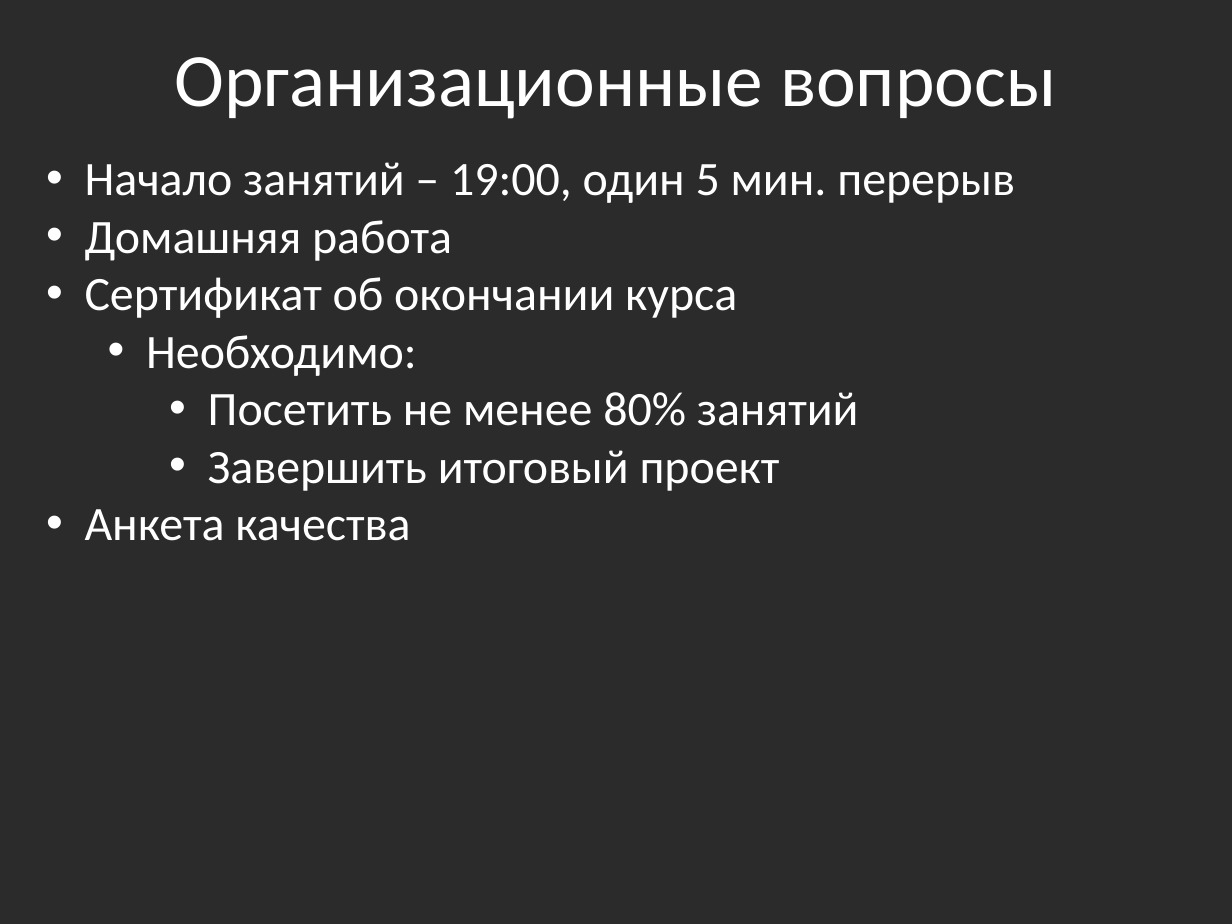
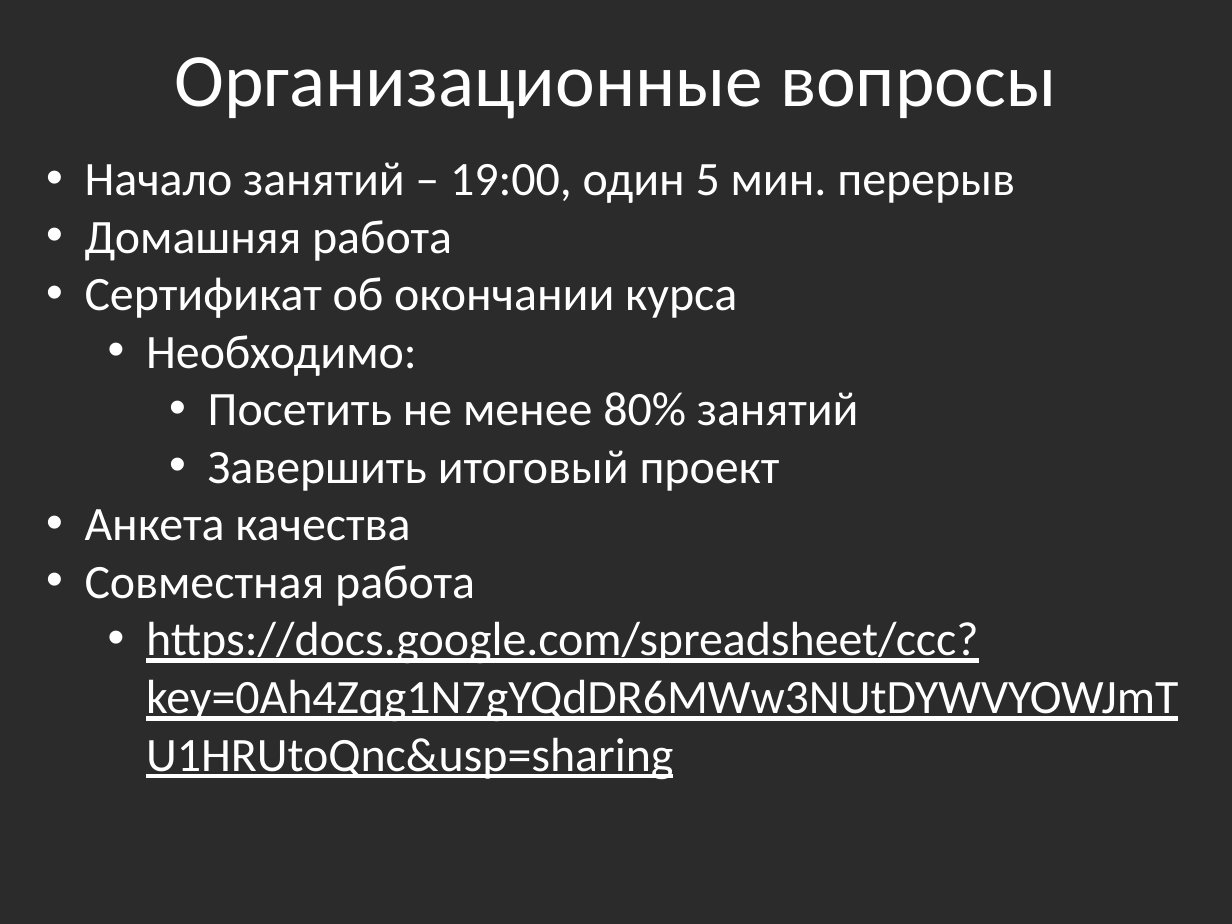
Before and after one commit to bazile/Training, a slide deck: slide 4 of Presentation/intro.pptx. Drawn at 1232x924 pixels with LibreOffice and Linux fonts; fonts in the diff are those of the drawing; background and template pictures are left out; a plain dark background stands for a picture behind light text. Boxes give left, top, right and bottom in pixels: in the first picture for what was removed or moved away, otherwise in the second. Text is boxed around its words. In the diff, an @@ line names an element or a change of style, - is before the commit and + after.

Commit message:
Added link to shared Google docs FAQ

```diff
--- a/Presentation/intro.pptx
+++ b/Presentation/intro.pptx
@@ text at bbox=[85, 565, 1178, 780]: paragraphs added @@
+• Совместная работа
+  • https://docs.google.com/spreadsheet/ccc?key=0Ah4Zqg1N7gYQdDR6MWw3NUtDYWVYOWJmTU1HRUtoQnc&usp=sharing
```
